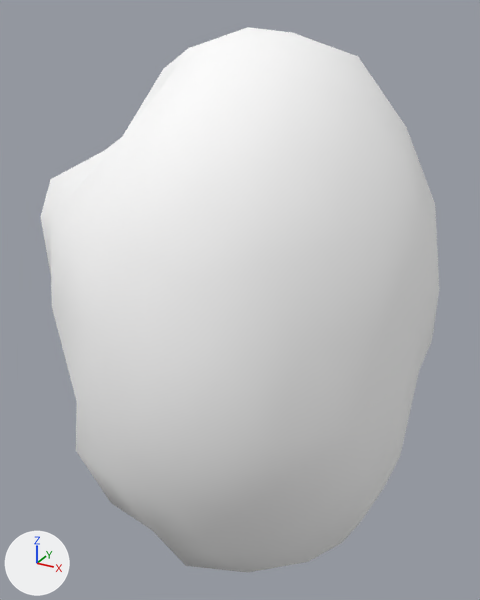
A saved change to the glTF model assets/asteroids/asteroid_sml_09.glb.
Before and after are seen from a camera (50 mm lens) standing at (1.16, -2.17, 1.2) and looking at (-0.05, 0.04, 0.1). Every picture has the same lights, and +X, +Y and +Z are marked at lower left. The older version comes first. Vertices at exactly the same position are counted once.

The scene before the commit, as lines of its bpy script (objects in view):
```python
mat_rock_asteroid_sml_09 = principled_material('Rock_asteroid_sml_09')
mat_rock_asteroid_sml_09.base_color = (1.0, 1.0, 1.0)  # white #ffffff
mat_rock_asteroid_sml_09.metallic = 0.0146
mat_rock_asteroid_sml_09.roughness = 0.9
me_icosphere = bpy.data.meshes.new('Icosphere')
me_icosphere.from_pydata(...)  # 162 vertices, 320 faces; spans x -0.83..0.72, y -0.82..0.82, z -1.1..1.14
me_icosphere.materials.append(mat_rock_asteroid_sml_09)  # white #ffffff
ob_asteroid_sml_09 = bpy.data.objects.new('asteroid_sml_09', me_icosphere)
ob_asteroid_sml_09.location = (0.0, 0.0, 0.0)
```
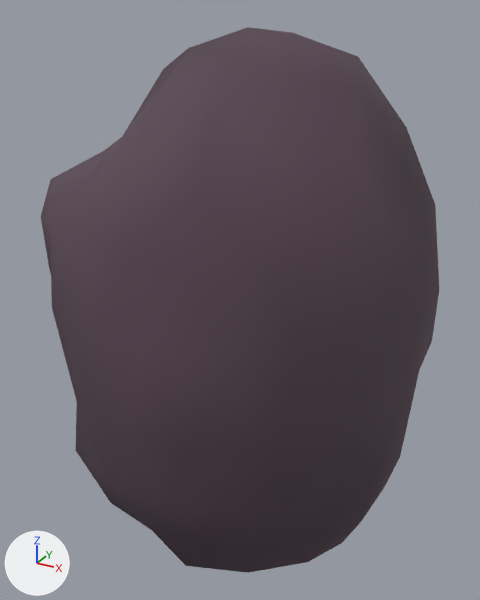
What changed in the scene script:
```text
Change mat_rock_asteroid_sml_09:
    where n0 = _N.new('ShaderNodeBsdfPrincipled'); n0.name = 'Principled BSDF'
    remove n0.inputs[0].default_value = (1.0, 1.0, 1.0, 1.0)  # 'Base Color', white #ffffff
    n0.inputs[1].default_value: 0.0146 -> 0.0487  # 'Metallic'
    n0.inputs[2].default_value: 0.9 -> 0.859  # 'Roughness'
    add n2 = _N.new('ShaderNodeVertexColor'); n2.name = 'Color Attribute'
    add _L.new(n2.outputs[0], n0.inputs[0])  # 'Color' to 'Base Color'
Change me_icosphere:
    where me_icosphere.from_pydata(...)  # 162 vertices, 320 faces; spans x -0.83..0.72, y -0.82..0.82, z -1.1..1.14
    used by ob_asteroid_sml_09; location = (0.0, 0.0, 0.0)
    me_icosphere part 1: vertex colours changed
```

Pixel boxes (x1, y1, x2, y2) of what changed, in the pictures (480 x 600 px):
'asteroid_sml_09', recoloured (darker): (41, 27, 439, 573) in both
